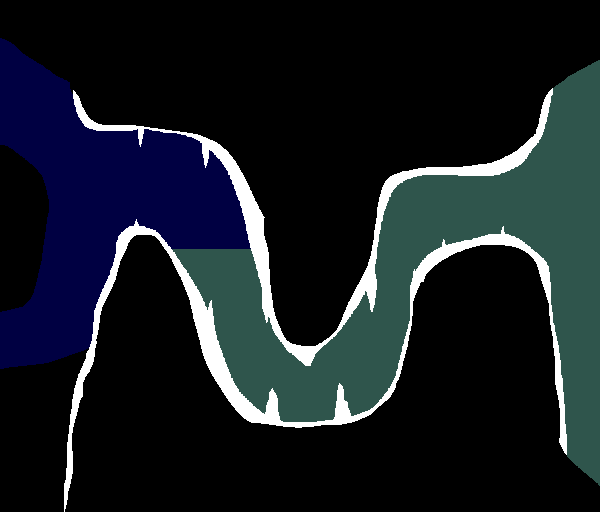
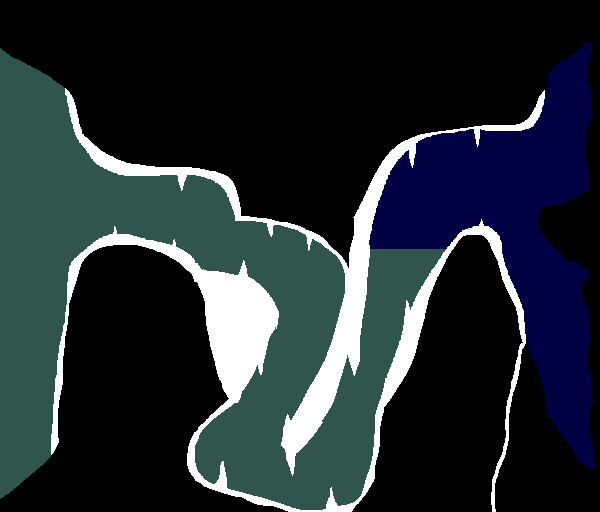
Two versions of the same layered image (600 × 512). Layer-by-layer changes:
showed "entrance_lake.png copy", painted on it over box(0, 38, 600, 512)
hid "entrance_lake.png", painted on it over box(0, 38, 600, 512)
